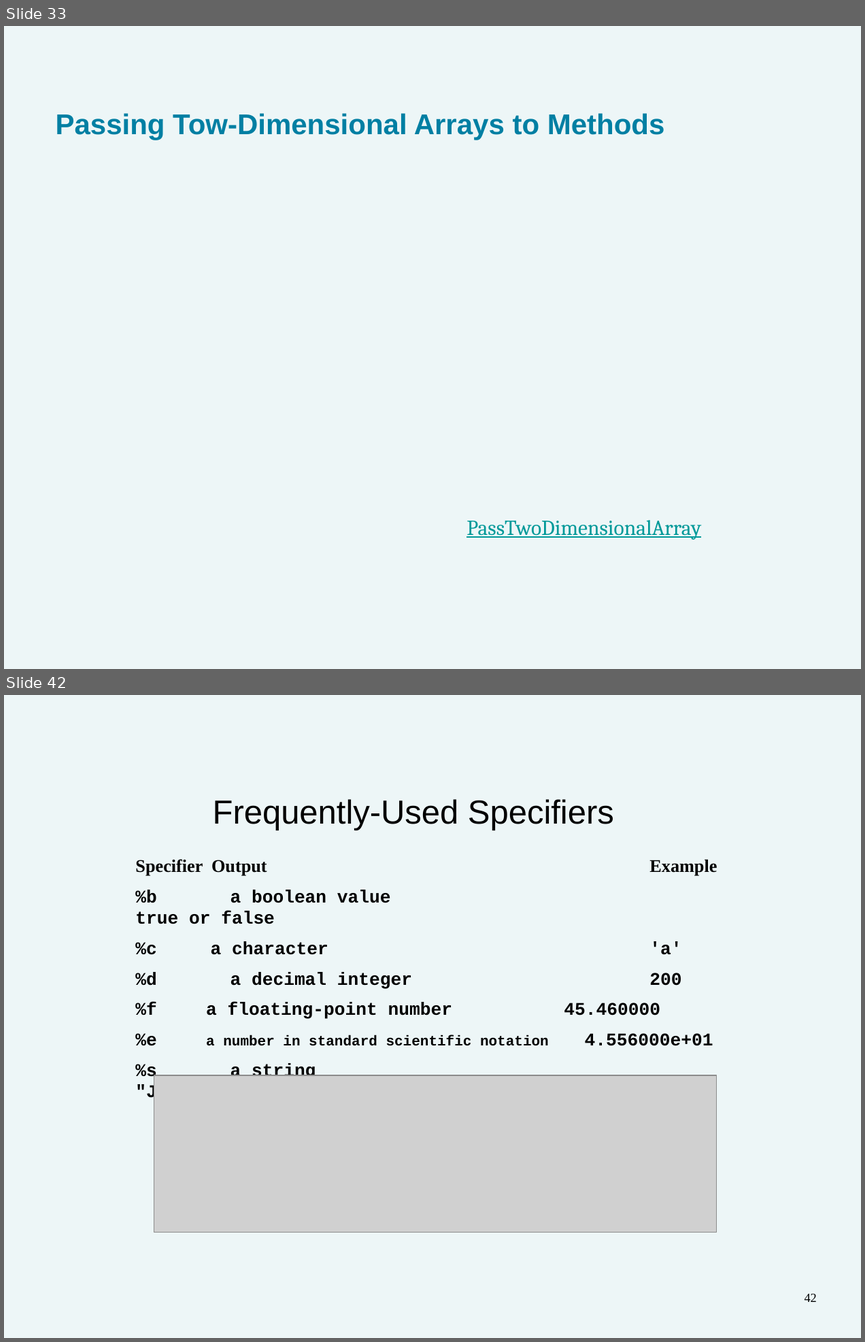
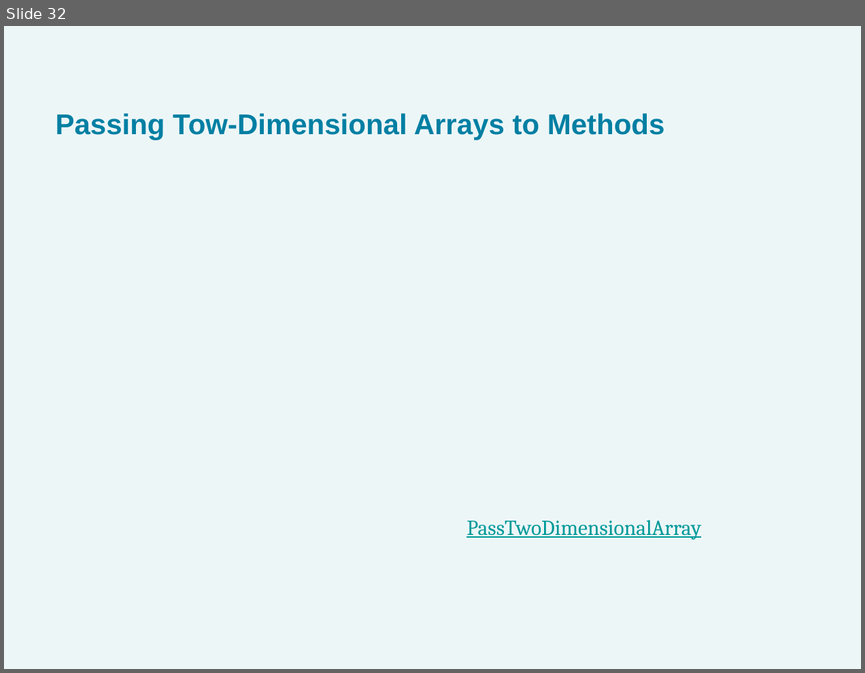
Before and after one commit to bzartoshty/bzartoshty.github.io, a slide deck: COMP182/Lectures/Lecture1/Lecture01-Review.pptx. Shown one above the other, each under a label of ours: slides 33 and 42 before the commit, slide 32 after it; the slides between them are not shown. The pictures are 865x1342 and 865x673 pixels, drawn with LibreOffice and Linux fonts; fonts in the diff are those of the drawing; grey boxes stand for pictures. Boxes give left, top, right and bottom in pixels: in the first picture for what was removed or moved away, otherwise in the second. Text is boxed around its words. In the diff, an @@ line names an element or a change of style, - is before the commit and + after.

```diff
--- a/COMP182/Lectures/Lecture1/Lecture01-Review.pptx
+++ b/COMP182/Lectures/Lecture1/Lecture01-Review.pptx
@@ slide 42 removed at (x1=4, y1=695, x2=861, y2=1338), background #EDF6F7 @@
@@ title removed at (x1=213, y1=799, x2=614, y2=831) @@
-Frequently-Used Specifiers
@@ text removed at (x1=135, y1=859, x2=717, y2=1102) @@
-Specifier Output Example
-%b a boolean value true or false
-%c a character 'a'
-%d a decimal integer 200
-%f a floating-point number 45.460000
-%e a number in standard scientific notation 4.556000e+01
-%s a string "Java is cool"
@@ picture removed at (x1=154, y1=1075, x2=716, y2=1232) @@
@@ page number removed at (x1=804, y1=1293, x2=817, y2=1302) @@
-42
@@ what was slide 33 is now slide 32 @@
```
Also in this commit, not shown: 1 slide changed, 19 other slides removed, 1 other file.
